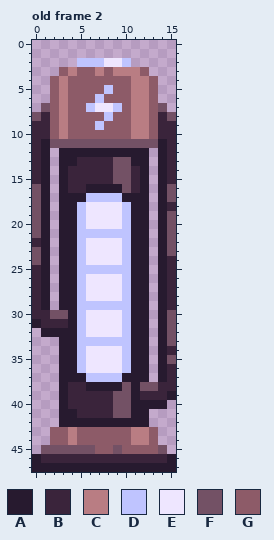
A pixel-art file gets an edit: Assets/Mechanics/battery.aseprite. Above is the file before it was changed.
16x48 pixels, 3 frames. Shown: old frame 2. The commit also changed other frames, which this record leaves out.
Palette (. is transparent): A #271a2f  B #3a243b  C #b97d83  D #bfc4ff  E #eee6ff  F #735165  G #8d5b68
New version:
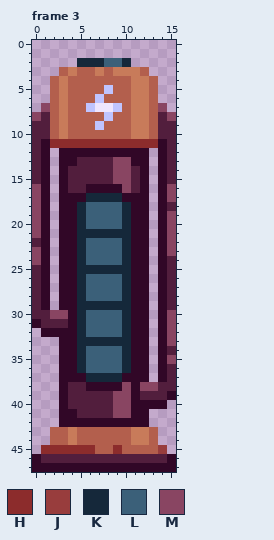
Colours new in this view: H #8c2c2c  J #983d3d  K #15283a  L #3b6079  M #894562
A new or re-ordered frame is compared with the old frame closest to it.
Difference:
frames 3 -> 6
Colour A changes from #271a2f to #310727.
Colour B changes from #3a243b to #521e3d.
Colour C changes from #b97d83 to #c87b5a.
Colour G changes from #8d5b68 to #b35f4d.
Frame 3 is new; against old frame 2, layer "sprite":
Colour H replaces colour F in row 11 at x 2 to 13; in row 45 at x 1 to 6 and 9.
Colour J replaces colour F in row 45 at x 14.
Colour K replaces colour D in row 2 at x 5 to 7 and 10; in row 17 at x 6 to 9; in rows 18 to 20 at x 5 and 10; in row 21 at x 5 to 10; in rows 22 to 24 at x 5 and 10; in row 25 at x 5 to 10.
Colour K replaces colour D in rows 26 to 28 at x 5 and 10; in row 29 at x 5 to 10; in rows 30 to 32 at x 5 and 10; in row 33 at x 5 to 10; in rows 34 to 36 at x 5 and 10; in row 37 at x 6 to 9.
Colour L replaces colour E in row 2 at x 8 to 9; in rows 18 to 20 at x 6 to 9; in rows 22 to 24 at x 6 to 9; in rows 26 to 28 at x 6 to 9; in rows 30 to 32 at x 6 to 9; in rows 34 to 36 at x 6 to 9.
Colour M replaces colour F in row 7 at x 1 and 14; in row 8 at x 0 and 15; in rows 13 to 15 at x 9 to 10; in row 16 at x 0, 10 and 15; in row 17 at x 0 and 15; in row 18 at x 0.
Colour M replaces colour F in rows 19 to 21 at x 0 and 15; in row 22 at x 15; in row 23 at x 0 and 15; in row 24 at x 0; in row 30 at x 2 to 3 and 15; in rows 31 to 33 at x 15.
Colour M replaces colour F in row 35 at x 15; in row 38 at x 10 and 12 to 13; in rows 39 to 41 at x 9 to 10.
Changed places in both pictures, as pixel boxes (x1, y1, x2, y2):
changed: (32, 58, 176, 472)
